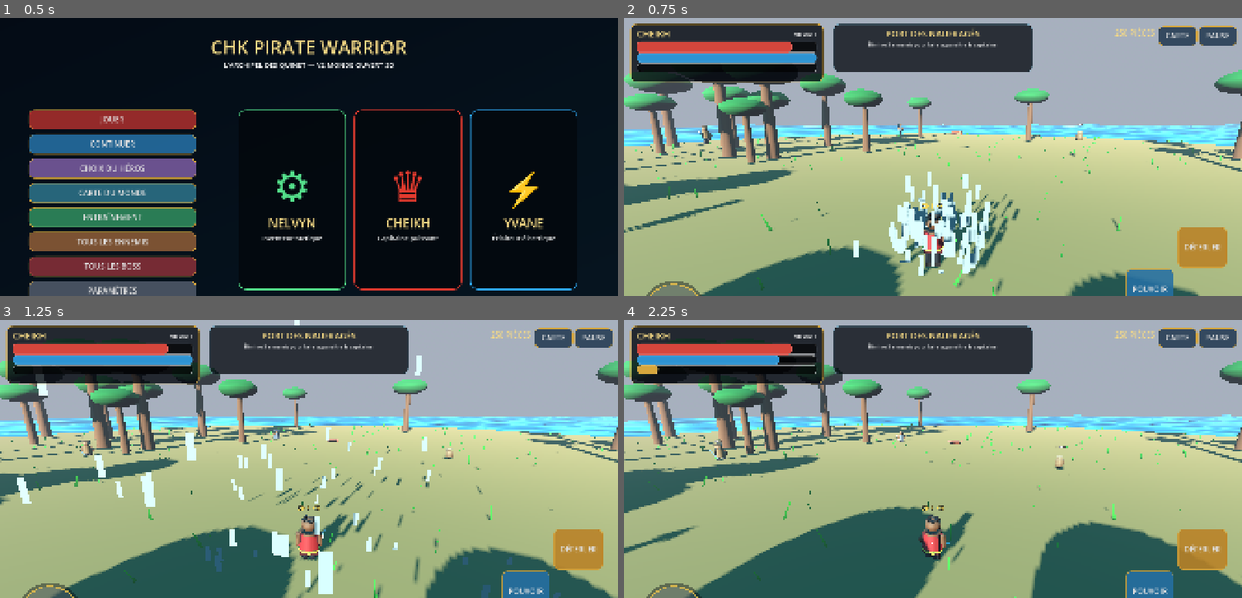
Above: before the commit, frames 1-4 (two rows, left to right).
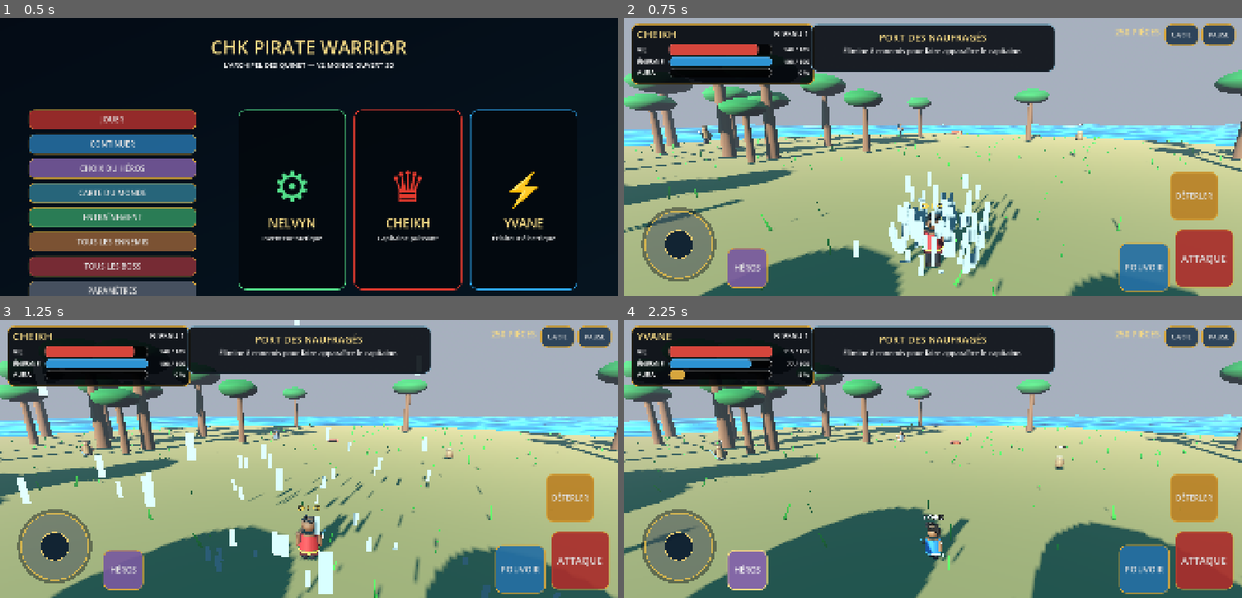
Above: after the commit, the same moments.

Repository: Chasmet/Chk-pirate-warrior-
Game: Godot game, scene res://scenes/main.tscn
The game is run twice, just before and just after one commit, with the same random seed, the same clock (stepped at 60 frames per second) and the same inputs.
Inputs (mouse positions are in pixels of both pictures, inside the frame that each line leads up to):
- Up to frame 1 (0.5 s): no input
- Up to frame 2 (0.75 s): click "JOUER" at 0.5 s
- Up to frame 3 (1.25 s): no input
- Up to frame 4 (2.25 s): click "POUVOIR" at 1.25 s; click (747, 570) at 2 s, where only the run after the commit has a clickable "HÉROS"

Frame 1 is identical in both runs. In frame 2, 14% of the frame differs, in the area x 0-100%, y 1-100%; in frame 3, 14%; in frame 4, 16%.

Commit message:
feat(mobile): refaire le HUD paysage avec vie visible et gros contrôles

Diff:
--- a/godot/scripts/game_ui.gd
+++ b/godot/scripts/game_ui.gd
@@ -21,6 +21,7 @@
 const RED := Color("a82e2c")
 const BLUE := Color("256fa3")
 const GREEN := Color("2f8b5d")
+const HUD_DARK := Color(0.008, 0.02, 0.04, 0.9)
 
 var menu: MenuUI
 var hud: Control
@@ -29,6 +30,9 @@
 var health_bar: ProgressBar
 var energy_bar: ProgressBar
 var aura_bar: ProgressBar
+var health_value: Label
+var energy_value: Label
+var aura_value: Label
 var hero_label: Label
 var level_label: Label
 var zone_label: Label
@@ -81,18 +85,26 @@
 func update_stats(health: float, max_health: float, energy: float, aura: float, level: int, _xp: int, coins: int) -> void:
 	health_bar.max_value = max_health
 	health_bar.value = health
+	energy_bar.max_value = 100.0
 	energy_bar.value = energy
+	aura_bar.max_value = 100.0
 	aura_bar.value = aura
+	health_value.text = "%d / %d" % [roundi(health), roundi(max_health)]
+	energy_value.text = "%d / 100" % roundi(energy)
+	aura_value.text = "%d %%" % roundi(aura)
 	level_label.text = "NIVEAU " + str(level)
 	coins_label.text = str(coins) + " PIÈCES"
 	menu.update_training(level, coins)
 
 func update_hero(_hero_id: String, display_name: String) -> void:
-	hero_label.text = display_name
+	hero_label.text = display_name.to_upper()
+
 func update_zone(name: String) -> void:
 	zone_label.text = name.to_upper()
+
 func update_mission(text: String) -> void:
 	mission_label.text = text
+
 func update_weather(label: String) -> void:
 	weather_label.text = label.to_upper()
 
@@ -100,163 +112,215 @@
 	hud = Control.new()
 	hud.set_anchors_and_offsets_preset(Control.PRESET_FULL_RECT)
 	add_child(hud)
-	var top := PanelContainer.new()
-	top.position = Vector2(20, 18)
-	top.size = Vector2(600, 180)
-	top.add_theme_stylebox_override("panel", _style(Color(0.01,0.025,0.05,0.8), GOLD, 18, 2))
-	hud.add_child(top)
+
+	var camera_area := CameraDragArea.new()
+	_set_rect(camera_area, 0.0, 0.0, 1.0, 1.0, 340, 120, -340, -20)
+	camera_area.dragged.connect(func(relative: Vector2): camera_dragged.emit(relative))
+	hud.add_child(camera_area)
+
+	var stats_panel := PanelContainer.new()
+	_set_rect(stats_panel, 0.0, 0.0, 0.0, 0.0, 22, 18, 570, 190)
+	stats_panel.add_theme_stylebox_override("panel", _style(HUD_DARK, GOLD, 22, 3))
+	hud.add_child(stats_panel)
 	var stats := VBoxContainer.new()
-	top.add_child(stats)
+	stats.add_theme_constant_override("separation", 5)
+	stats_panel.add_child(stats)
 	var header := HBoxContainer.new()
 	stats.add_child(header)
 	hero_label = Label.new()
 	hero_label.text = "CHEIKH"
 	hero_label.size_flags_horizontal = Control.SIZE_EXPAND_FILL
-	hero_label.add_theme_font_size_override("font_size", 28)
+	hero_label.add_theme_font_size_override("font_size", 34)
 	hero_label.add_theme_color_override("font_color", GOLD_LIGHT)
 	header.add_child(hero_label)
 	level_label = Label.new()
 	level_label.text = "NIVEAU 1"
+	level_label.add_theme_font_size_override("font_size", 24)
+	level_label.vertical_alignment = VERTICAL_ALIGNMENT_CENTER
 	header.add_child(level_label)
-	health_bar = _bar(Color("d5463c"), 34)
-	energy_bar = _bar(Color("2d93d2"), 26)
-	aura_bar = _bar(GOLD, 26)
-	stats.add_child(health_bar)
-	stats.add_child(energy_bar)
-	stats.add_child(aura_bar)
+
+	var health_row := _labeled_bar("VIE", Color("d5463c"), 38)
+	health_bar = health_row[0]
+	health_value = health_row[1]
+	stats.add_child(health_row[2])
+	var energy_row := _labeled_bar("ÉNERGIE", Color("2d93d2"), 29)
+	energy_bar = energy_row[0]
+	energy_value = energy_row[1]
+	stats.add_child(energy_row[2])
+	var aura_row := _labeled_bar("AURA", GOLD, 29)
+	aura_bar = aura_row[0]
+	aura_value = aura_row[1]
+	stats.add_child(aura_row[2])
 
 	var mission := PanelContainer.new()
-	mission.position = Vector2(650, 18)
-	mission.size = Vector2(620, 150)
-	mission.add_theme_stylebox_override("panel", _style(Color(0.01,0.025,0.05,0.76), Color("7ea6bc"), 18, 2))
+	_set_rect(mission, 0.5, 0.0, 0.5, 0.0, -380, 18, 760, 150)
+	mission.add_theme_stylebox_override("panel", _style(Color(0.008, 0.022, 0.045, 0.86), Color("7ea6bc"), 22, 3))
 	hud.add_child(mission)
-	var box := VBoxContainer.new()
-	mission.add_child(box)
+	var mission_box := VBoxContainer.new()
+	mission_box.alignment = BoxContainer.ALIGNMENT_CENTER
+	mission.add_child(mission_box)
 	zone_label = Label.new()
 	zone_label.horizontal_alignment = HORIZONTAL_ALIGNMENT_CENTER
-	zone_label.add_theme_font_size_override("font_size", 27)
+	zone_label.add_theme_font_size_override("font_size", 31)
 	zone_label.add_theme_color_override("font_color", GOLD_LIGHT)
-	box.add_child(zone_label)
+	mission_box.add_child(zone_label)
 	mission_label = Label.new()
 	mission_label.horizontal_alignment = HORIZONTAL_ALIGNMENT_CENTER
 	mission_label.autowrap_mode = TextServer.AUTOWRAP_WORD_SMART
-	box.add_child(mission_label)
+	mission_label.add_theme_font_size_override("font_size", 22)
+	mission_box.add_child(mission_label)
 	weather_label = Label.new()
 	weather_label.horizontal_alignment = HORIZONTAL_ALIGNMENT_CENTER
-	box.add_child(weather_label)
+	weather_label.add_theme_font_size_override("font_size", 19)
+	weather_label.add_theme_color_override("font_color", Color("a9c9de"))
+	mission_box.add_child(weather_label)
 
 	coins_label = Label.new()
-	coins_label.position = Vector2(1300, 30)
-	coins_label.size = Vector2(350, 60)
+	_set_rect(coins_label, 1.0, 0.0, 1.0, 0.0, -510, 25, 255, 54)
 	coins_label.horizontal_alignment = HORIZONTAL_ALIGNMENT_RIGHT
-	coins_label.add_theme_font_size_override("font_size", 24)
+	coins_label.add_theme_font_size_override("font_size", 27)
 	coins_label.add_theme_color_override("font_color", GOLD_LIGHT)
 	hud.add_child(coins_label)
 	var map := _small_button("CARTE")
-	map.position = Vector2(1660, 25)
+	_set_rect(map, 1.0, 0.0, 1.0, 0.0, -240, 18, 105, 68)
 	map.pressed.connect(func(): pause_requested.emit(); show_map())
 	hud.add_child(map)
 	var pause := _small_button("PAUSE")
-	pause.position = Vector2(1785, 25)
+	_set_rect(pause, 1.0, 0.0, 1.0, 0.0, -125, 18, 105, 68)
 	pause.pressed.connect(func(): pause_requested.emit(); show_pause())
 	hud.add_child(pause)
 
-	var camera_area := CameraDragArea.new()
-	camera_area.position = Vector2(500, 170)
-	camera_area.size = Vector2(1420, 900)
-	camera_area.dragged.connect(func(relative: Vector2): camera_dragged.emit(relative))
-	hud.add_child(camera_area)
 	var joystick := QuinetJoystick.new()
-	joystick.position = Vector2(25, 790)
-	joystick.size = Vector2(260, 260)
+	_set_rect(joystick, 0.0, 1.0, 0.0, 1.0, 28, -302, 284, 284)
+	joystick.radius = 104.0
+	joystick.knob_radius = 44.0
 	joystick.vector_changed.connect(func(value: Vector2): move_changed.emit(value))
 	hud.add_child(joystick)
-	var hero := _action_button("HÉROS", Color("785a9e"), 115)
-	hero.position = Vector2(310, 900)
+	var hero := _action_button("HÉROS", Color("785a9e"), 126, 25)
+	_set_rect(hero, 0.0, 1.0, 0.0, 1.0, 320, -150, 126, 126)
 	hero.pressed.connect(func(): switch_requested.emit())
 	hud.add_child(hero)
-	var attack := _action_button("ATTAQUE", RED, 150)
-	attack.position = Vector2(1715, 865)
+
+	var attack := _action_button("ATTAQUE", RED, 182, 31)
+	_set_rect(attack, 1.0, 1.0, 1.0, 1.0, -208, -208, 182, 182)
 	attack.pressed.connect(func(): attack_requested.emit())
 	hud.add_child(attack)
-	var skill := _action_button("POUVOIR", BLUE, 126)
-	skill.position = Vector2(1560, 780)
+	var skill := _action_button("POUVOIR", BLUE, 150, 27)
+	_set_rect(skill, 1.0, 1.0, 1.0, 1.0, -382, -164, 150, 150)
 	skill.pressed.connect(func(): skill_requested.emit())
 	hud.add_child(skill)
-	var aura := _action_button("DÉFERLER", Color("b98126"), 126)
-	aura.position = Vector2(1720, 650)
+	var aura := _action_button("DÉFERLER", Color("b98126"), 150, 24)
+	_set_rect(aura, 1.0, 1.0, 1.0, 1.0, -224, -386, 150, 150)
 	aura.pressed.connect(func(): aura_requested.emit())
 	hud.add_child(aura)
 
 func _build_pause() -> void:
 	pause_screen = ColorRect.new()
-	pause_screen.color = Color(0,0,0,0.78)
+	pause_screen.color = Color(0, 0, 0, 0.82)
 	pause_screen.set_anchors_and_offsets_preset(Control.PRESET_FULL_RECT)
 	add_child(pause_screen)
+	var panel := PanelContainer.new()
+	_set_rect(panel, 0.5, 0.5, 0.5, 0.5, -340, -235, 680, 470)
+	panel.add_theme_stylebox_override("panel", _style(HUD_DARK, GOLD, 28, 4))
+	pause_screen.add_child(panel)
 	var column := VBoxContainer.new()
-	column.position = Vector2(650, 300)
-	column.size = Vector2(620, 440)
-	column.add_theme_constant_override("separation", 25)
-	pause_screen.add_child(column)
+	column.alignment = BoxContainer.ALIGNMENT_CENTER
+	column.add_theme_constant_override("separation", 28)
+	panel.add_child(column)
 	var title := Label.new()
 	title.text = "PAUSE"
 	title.horizontal_alignment = HORIZONTAL_ALIGNMENT_CENTER
-	title.add_theme_font_size_override("font_size", 60)
+	title.add_theme_font_size_override("font_size", 66)
+	title.add_theme_color_override("font_color", GOLD_LIGHT)
 	column.add_child(title)
-	var resume := _button("REPRENDRE", GREEN, 82)
+	var resume := _button("REPRENDRE", GREEN, 92, 29)
 	resume.pressed.connect(func(): pause_screen.hide(); resume_requested.emit())
 	column.add_child(resume)
-	var main_menu := _button("MENU PRINCIPAL", RED, 82)
+	var main_menu := _button("MENU PRINCIPAL", RED, 92, 29)
 	main_menu.pressed.connect(func(): pause_screen.hide(); quit_to_menu_requested.emit())
 	column.add_child(main_menu)
 
 func _build_game_over() -> void:
 	game_over_screen = ColorRect.new()
-	game_over_screen.color = Color(0.06,0,0,0.80)
+	game_over_screen.color = Color(0.06, 0, 0, 0.84)
 	game_over_screen.set_anchors_and_offsets_preset(Control.PRESET_FULL_RECT)
 	add_child(game_over_screen)
 	var label := Label.new()
+	_set_rect(label, 0.5, 0.5, 0.5, 0.5, -580, -125, 1160, 250)
 	label.text = "ÉQUIPAGE À TERRE\nRetour au point de départ..."
-	label.position = Vector2(460, 390)
-	label.size = Vector2(1000, 220)
 	label.horizontal_alignment = HORIZONTAL_ALIGNMENT_CENTER
-	label.add_theme_font_size_override("font_size", 52)
+	label.vertical_alignment = VERTICAL_ALIGNMENT_CENTER
+	label.add_theme_font_size_override("font_size", 58)
 	label.add_theme_color_override("font_color", GOLD_LIGHT)
 	game_over_screen.add_child(label)
 
+func _labeled_bar(title: String, color: Color, height: float) -> Array:
+	var row := HBoxContainer.new()
+	row.add_theme_constant_override("separation", 9)
+	var label := Label.new()
+	label.text = title
+	label.custom_minimum_size.x = 92
+	label.add_theme_font_size_override("font_size", 20)
+	label.vertical_alignment = VERTICAL_ALIGNMENT_CENTER
+	row.add_child(label)
+	var bar := _bar(color, height)
+	bar.size_flags_horizontal = Control.SIZE_EXPAND_FILL
+	row.add_child(bar)
+	var value := Label.new()
+	value.text = "100 / 100"
+	value.custom_minimum_size.x = 105
+	value.horizontal_alignment = HORIZONTAL_ALIGNMENT_RIGHT
+	value.vertical_alignment = VERTICAL_ALIGNMENT_CENTER
+	value.add_theme_font_size_override("font_size", 18)
+	row.add_child(value)
+	return [bar, value, row]
+
 func _small_button(text: String) -> Button:
-	var button := _button(text, Color("243b52"), 62)
-	button.size = Vector2(120, 62)
+	return _button(text, Color("243b52"), 68, 20)
+
+func _action_button(text: String, color: Color, diameter: float, font_size: int) -> Button:
+	var button := _button(text, color, diameter, font_size)
+	button.custom_minimum_size = Vector2(diameter, diameter)
 	return button
-func _action_button(text: String, color: Color, diameter: float) -> Button:
-	var button := _button(text, color, diameter)
-	button.size = Vector2(diameter, diameter)
-	return button
-func _button(text: String, color: Color, height: float) -> Button:
+
+func _button(text: String, color: Color, height: float, font_size: int = 24) -> Button:
 	var button := Button.new()
 	button.text = text
 	button.custom_minimum_size.y = height
-	button.add_theme_font_size_override("font_size", 24)
-	button.add_theme_stylebox_override("normal", _style(Color(color,0.88), GOLD, 16, 2))
-	button.add_theme_stylebox_override("pressed", _style(color.darkened(0.28), GOLD_LIGHT, 16, 4))
+	button.add_theme_font_size_override("font_size", font_size)
+	button.add_theme_stylebox_override("normal", _style(Color(color, 0.92), GOLD, 22, 3))
+	button.add_theme_stylebox_override("hover", _style(color.lightened(0.08), GOLD_LIGHT, 22, 4))
+	button.add_theme_stylebox_override("pressed", _style(color.darkened(0.28), Color.WHITE, 22, 5))
 	return button
+
 func _bar(color: Color, height: float) -> ProgressBar:
 	var bar := ProgressBar.new()
 	bar.max_value = 100
 	bar.value = 100
 	bar.custom_minimum_size.y = height
 	bar.show_percentage = false
-	bar.add_theme_stylebox_override("background", _style(Color(0,0,0,0.65), Color(1,1,1,0.22), 10, 1))
-	bar.add_theme_stylebox_override("fill", _style(color, color.lightened(0.15), 10, 1))
+	bar.add_theme_stylebox_override("background", _style(Color(0, 0, 0, 0.72), Color(1, 1, 1, 0.28), 12, 2))
+	bar.add_theme_stylebox_override("fill", _style(color, color.lightened(0.18), 12, 2))
 	return bar
+
 func _style(background: Color, border: Color, radius: int, width: int) -> StyleBoxFlat:
 	var style := StyleBoxFlat.new()
 	style.bg_color = background
 	style.border_color = border
 	style.set_border_width_all(width)
 	style.set_corner_radius_all(radius)
-	style.content_margin_left = 20
-	style.content_margin_right = 20
-	style.content_margin_top = 12
-	style.content_margin_bottom = 12
+	style.content_margin_left = 18
+	style.content_margin_right = 18
+	style.content_margin_top = 9
+	style.content_margin_bottom = 9
 	return style
+
+func _set_rect(control: Control, anchor_left: float, anchor_top: float, anchor_right: float, anchor_bottom: float, x: float, y: float, width: float, height: float) -> void:
+	control.anchor_left = anchor_left
+	control.anchor_top = anchor_top
+	control.anchor_right = anchor_right
+	control.anchor_bottom = anchor_bottom
+	control.offset_left = x
+	control.offset_top = y
+	control.offset_right = x + width
+	control.offset_bottom = y + height
